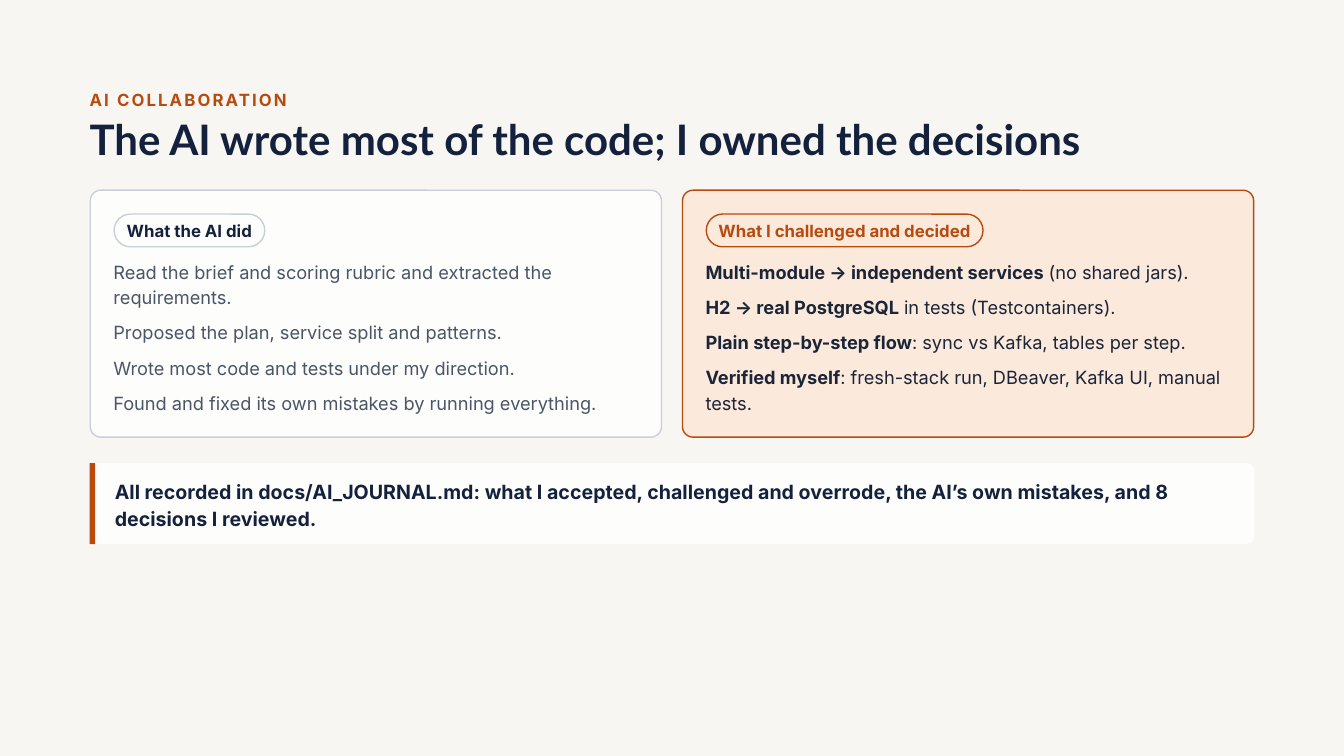
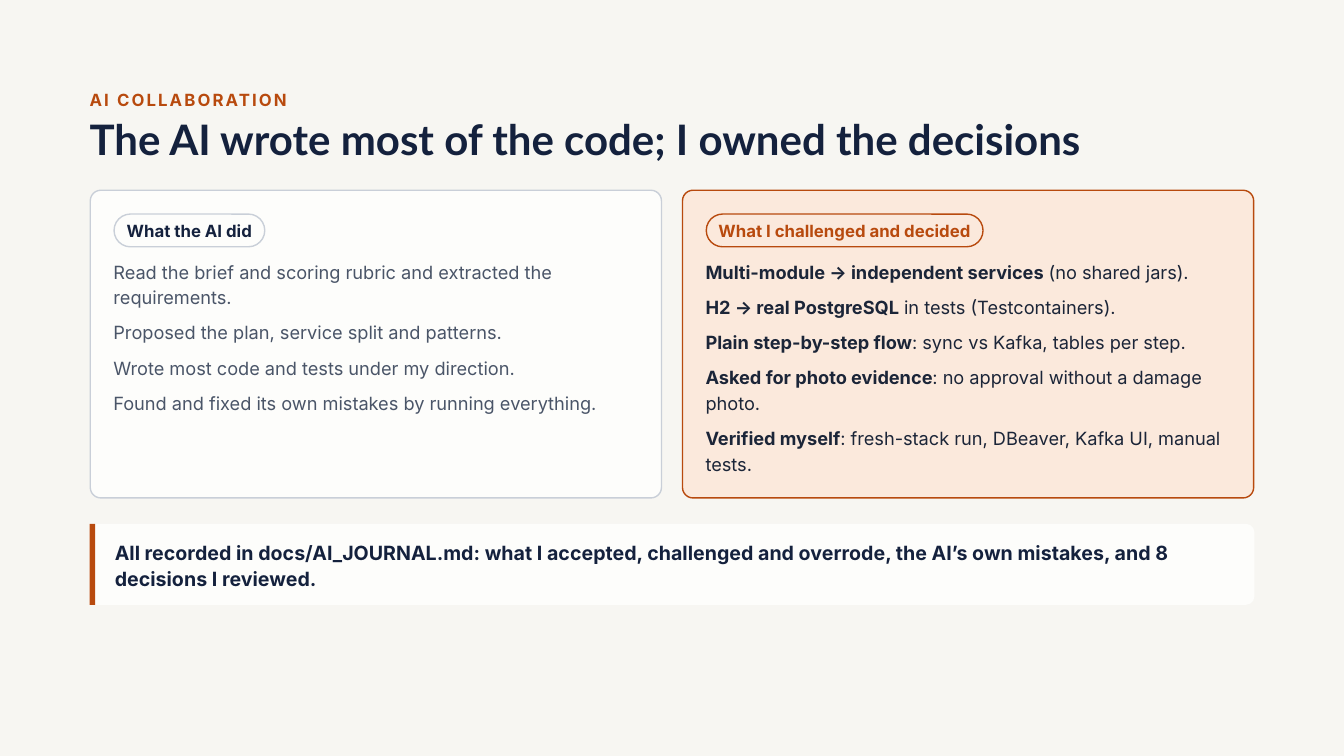
Before and after one commit to subbukurcheti557/claims-management-platform, a slide deck: slide 21 of docs/Claims-Hub-Presentation.pptx (slide 20 before the commit). Drawn at 1344x756 pixels with LibreOffice and Linux fonts; fonts in the diff are those of the drawing. Boxes give left, top, right and bottom in pixels: in the first picture for what was removed or moved away, otherwise in the second. Text is boxed around its words. In the diff, an @@ line names an element or a change of style, - is before the commit and + after.

Commit message:
added photos upload functionality in presentation

```diff
--- a/docs/Claims-Hub-Presentation.pptx
+++ b/docs/Claims-Hub-Presentation.pptx
@@ rounded rectangle: place and size @@
-rounded rectangle at [91, 191, 662, 438]
+rounded rectangle at [91, 191, 662, 498]
@@ rounded rectangle at [91, 191, 662, 498]: proportions changed @@
@@ rounded rectangle at [683, 191, 1254, 498]: proportions changed @@
@@ rounded rectangle: place and size @@
-rounded rectangle at [683, 191, 1254, 438]
+rounded rectangle at [683, 191, 1254, 498]
@@ text added at [706, 370, 1202, 414], 13 pt, text #1B2538 @@
+Asked for photo evidence: no approval without a damage photo.
@@ 2 freeform shapes, 1 text: place and size @@
-2 freeform shapes, 1 text at [90, 370, 1255, 543]
+2 freeform shapes, 1 text at [90, 431, 1255, 605]
```
Also in this commit, not shown: 10 other slides changed, 1 slide added.
